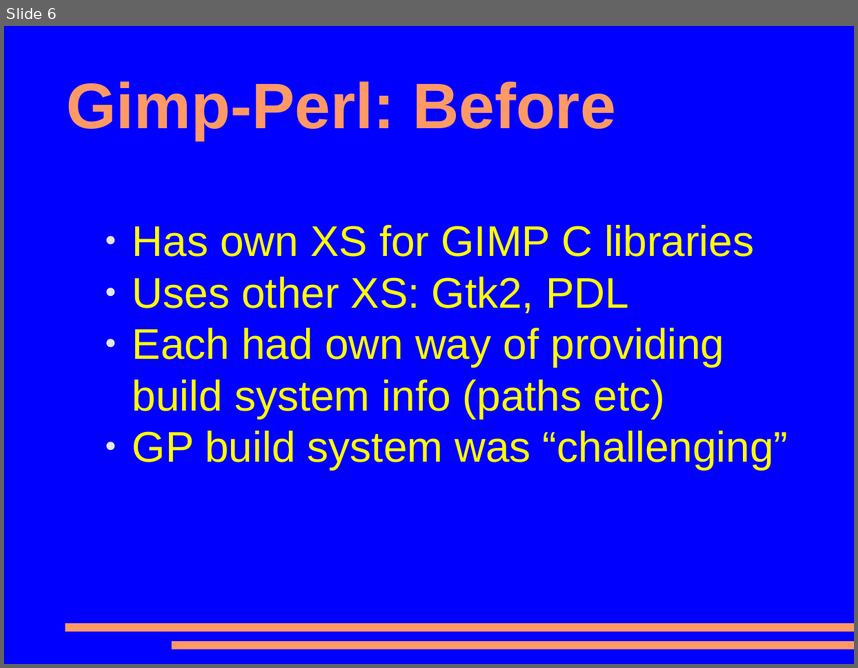
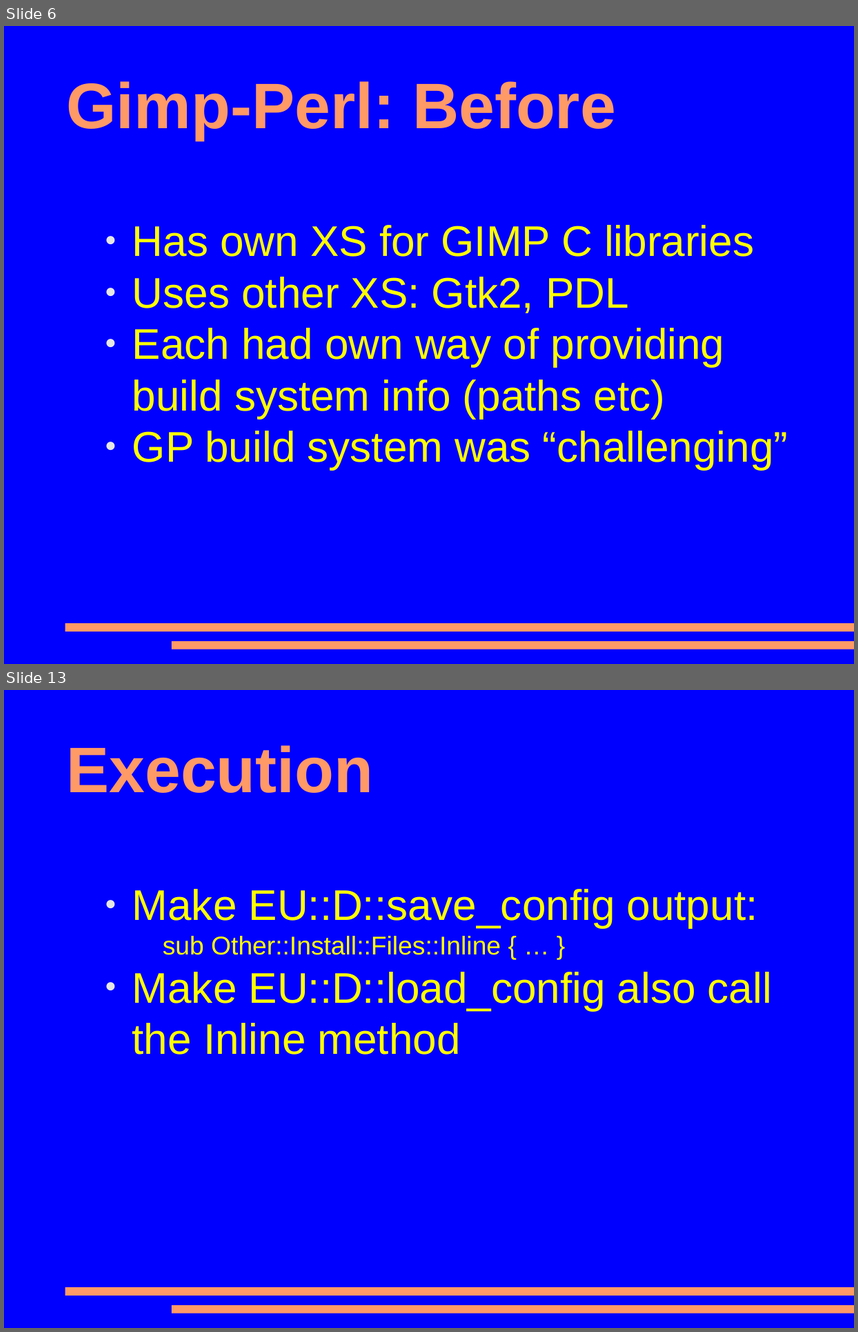
Before and after one commit to mohawk2/presentations, a slide deck: lpw2014-closinggaps.odp. Shown one above the other, each under a label of ours: slide 6 before the commit, slides 6 and 13 after it; the slides between them are not shown. The pictures are 858x668 and 858x1332 pixels, drawn with LibreOffice and Linux fonts; fonts in the diff are those of the drawing. Boxes give left, top, right and bottom in pixels: in the first picture for what was removed or moved away, otherwise in the second. Text is boxed around its words. In the diff, an @@ line names an element or a change of style, - is before the commit and + after.

```diff
--- a/lpw2014-closinggaps.odp
+++ b/lpw2014-closinggaps.odp
@@ slide 13 added at box(4, 690, 854, 1328), background #0000FF; not listed: 2 template elements that a slide beside it also shows @@
@@ title added at box(67, 745, 374, 793), 60 pt, text #FF9966, bold @@
+Execution
@@ text added at box(132, 889, 772, 1054), 40 pt, text #FFFF00 @@
+● Make EU::D::save_config output:
+  sub Other::Install::Files::Inline { … }
+● Make EU::D::load_config also call the Inline method
```
Also in this commit, not shown: 6 slides changed, 8 other slides added, 1 slide removed.
